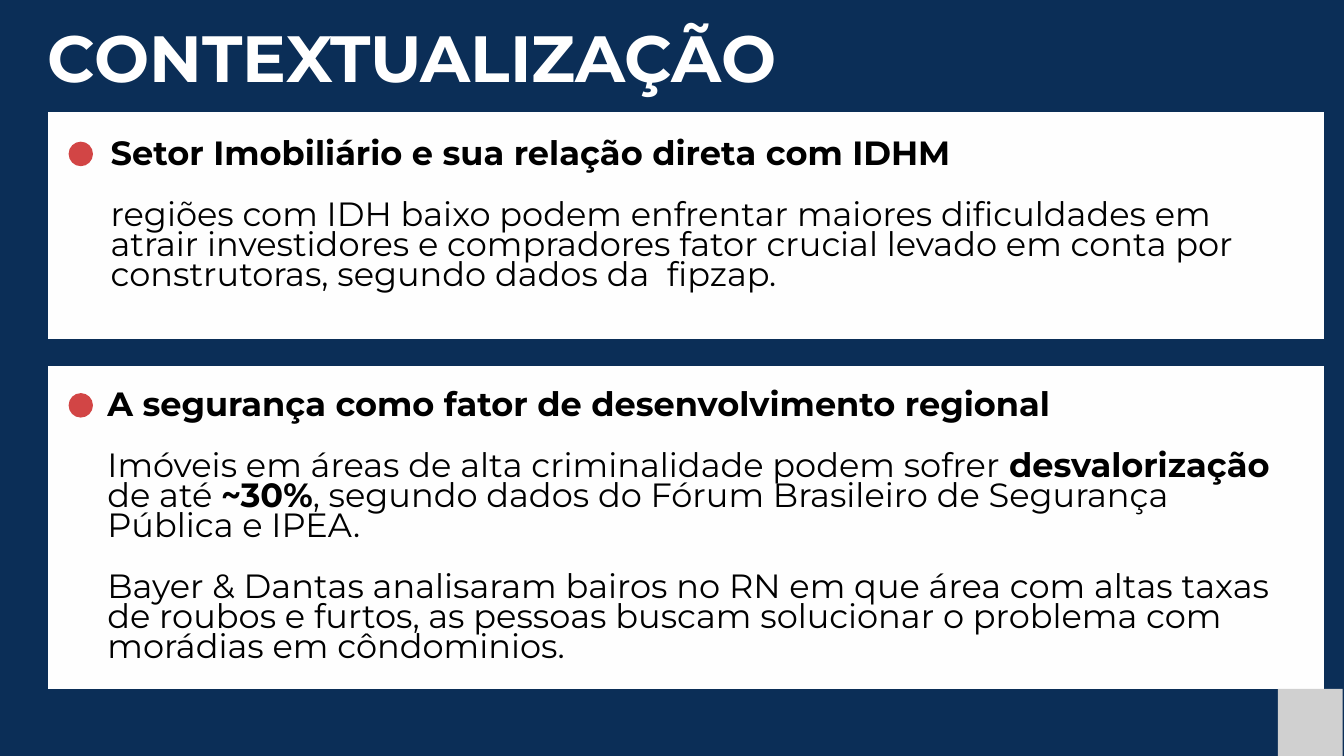
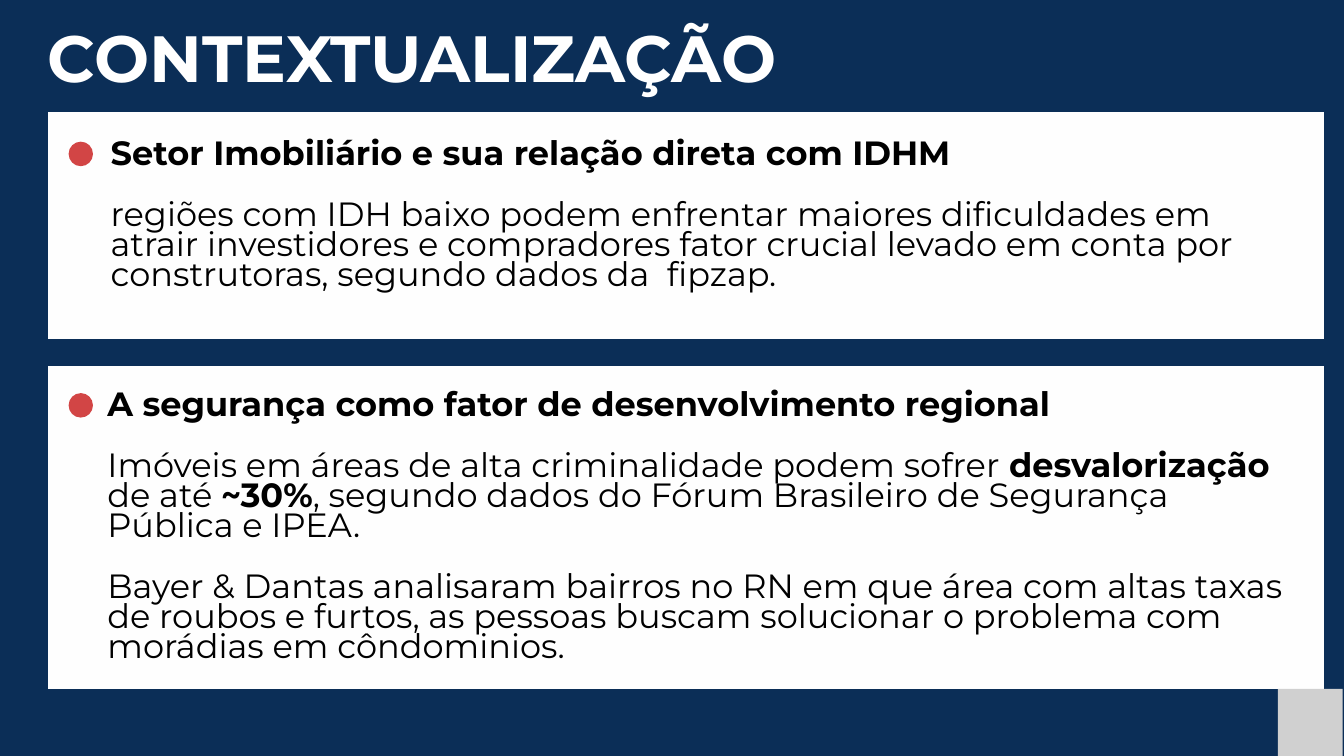
Before and after one commit to projeto-integrador-grupo-11/safety_intelligence_documentacao, a slide deck: slide 3 of Sprint 3/Slide de Apresentação/Slide de Apresentação - Safety Intelligence - Sprint 3.pptx. Drawn at 1344x756 pixels with LibreOffice and Linux fonts; fonts in the diff are those of the drawing; grey boxes stand for pictures. Boxes give left, top, right and bottom in pixels: in the first picture for what was removed or moved away, otherwise in the second. Text is boxed around its words. In the diff, an @@ line names an element or a change of style, - is before the commit and + after.

```diff
--- a/Sprint 3/Slide de Apresentação/Slide de Apresentação - Safety Intelligence - Sprint 3.pptx
+++ b/Sprint 3/Slide de Apresentação/Slide de Apresentação - Safety Intelligence - Sprint 3.pptx
@@ text at bbox=[107, 573, 1282, 658]: text changed @@
-Bayer & Dantas analisaram bairos no RN em que área com altas taxas de roubos e furtos, as pessoas buscam solucionar o problema com morádias em côndominios.
+Bayer & Dantas analisaram bairros no RN em que área com altas taxas de roubos e furtos, as pessoas buscam solucionar o problema com morádias em côndominios.
```
Also in this commit, not shown: 3 other slides changed, 1 other file.
